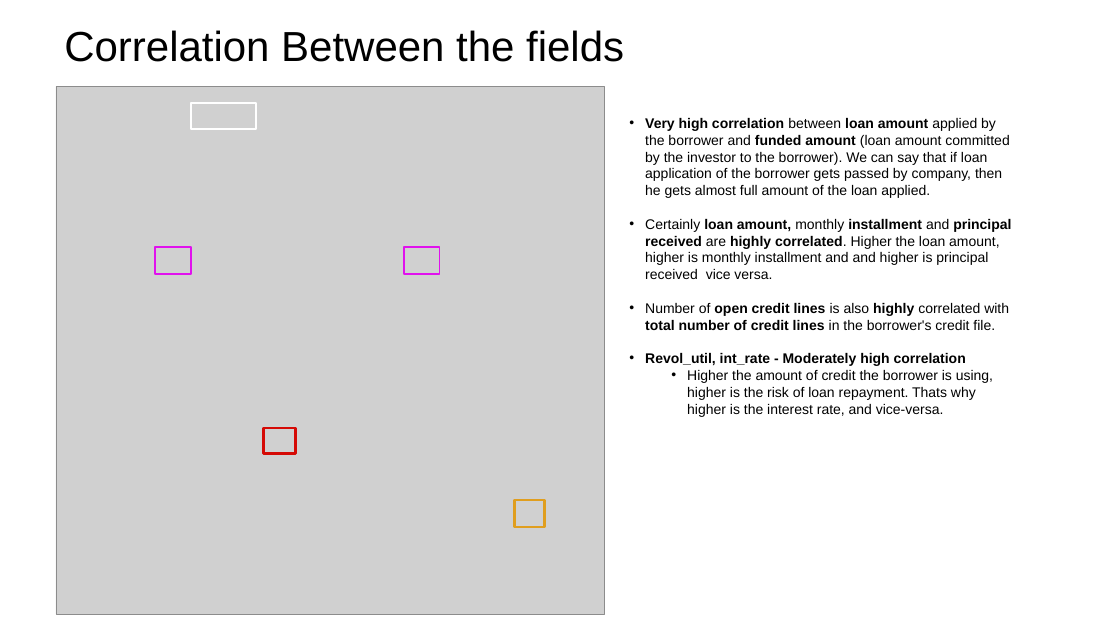
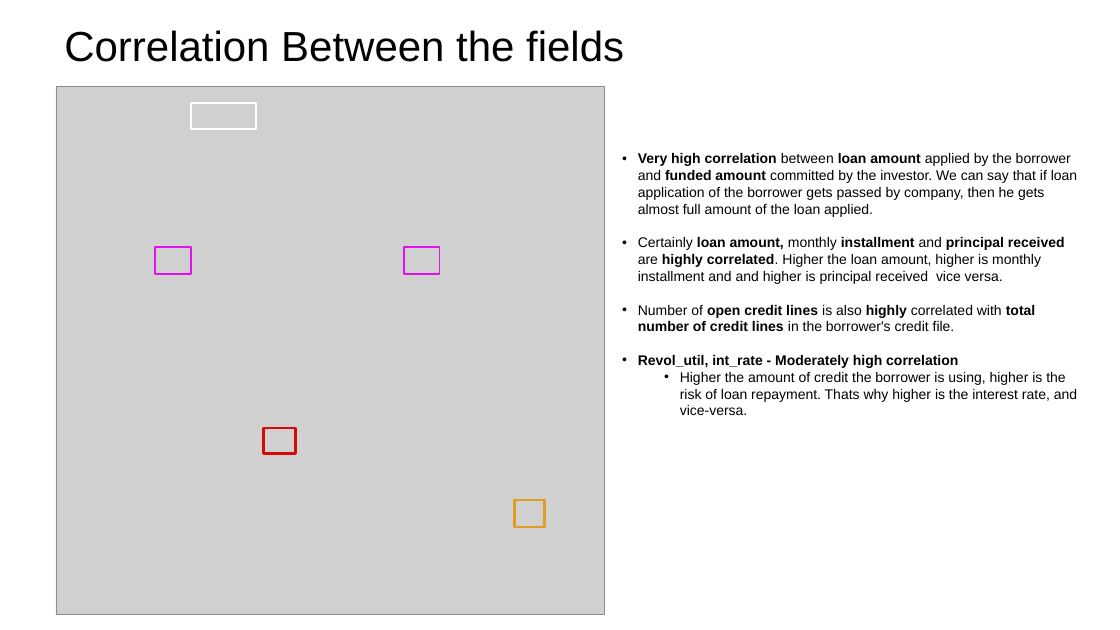
Before and after one commit to irish-luong/LandingClubCaseStudy, a slide deck: slide 13 of lending_club_case_study.pptx (slide 14 before the commit). Drawn at 1120x630 pixels with LibreOffice and Linux fonts; fonts in the diff are those of the drawing; grey boxes stand for pictures; background and template pictures are left out. Boxes give left, top, right and bottom in pixels: in the first picture for what was removed or moved away, otherwise in the second. Text is boxed around its words. In the diff, an @@ line names an element or a change of style, - is before the commit and + after.

```diff
--- a/lending_club_case_study.pptx
+++ b/lending_club_case_study.pptx
@@ text "Very high correlation between loan ...": place and size @@
-text "Very high correlation between loan ..." at [645, 118, 1011, 417]
+text "Very high correlation between loan ..." at [638, 153, 1077, 415]
@@ text at [638, 153, 1077, 217]: text changed @@
-• Very high correlation between loan amount applied by the borrower and funded amount (loan amount committed by the investor to the borrower). We can say that if loan application of the borrower gets passed by company, then he gets almost full amount of the loan applied.
+• Very high correlation between loan amount applied by the borrower and funded amount committed by the investor. We can say that if loan application of the borrower gets passed by company, then he gets almost full amount of the loan applied.
```
Also in this commit, not shown: 12 other slides changed, 1 slide added, 1 slide removed.
